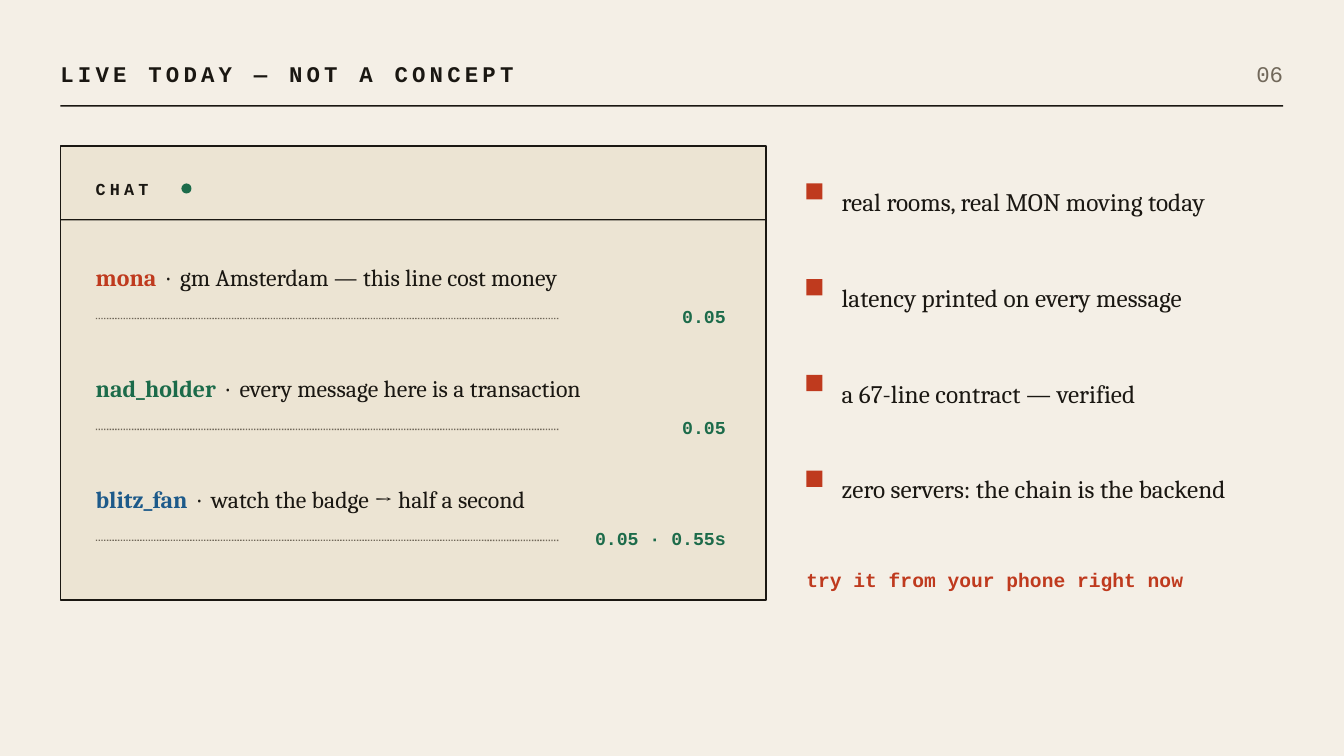
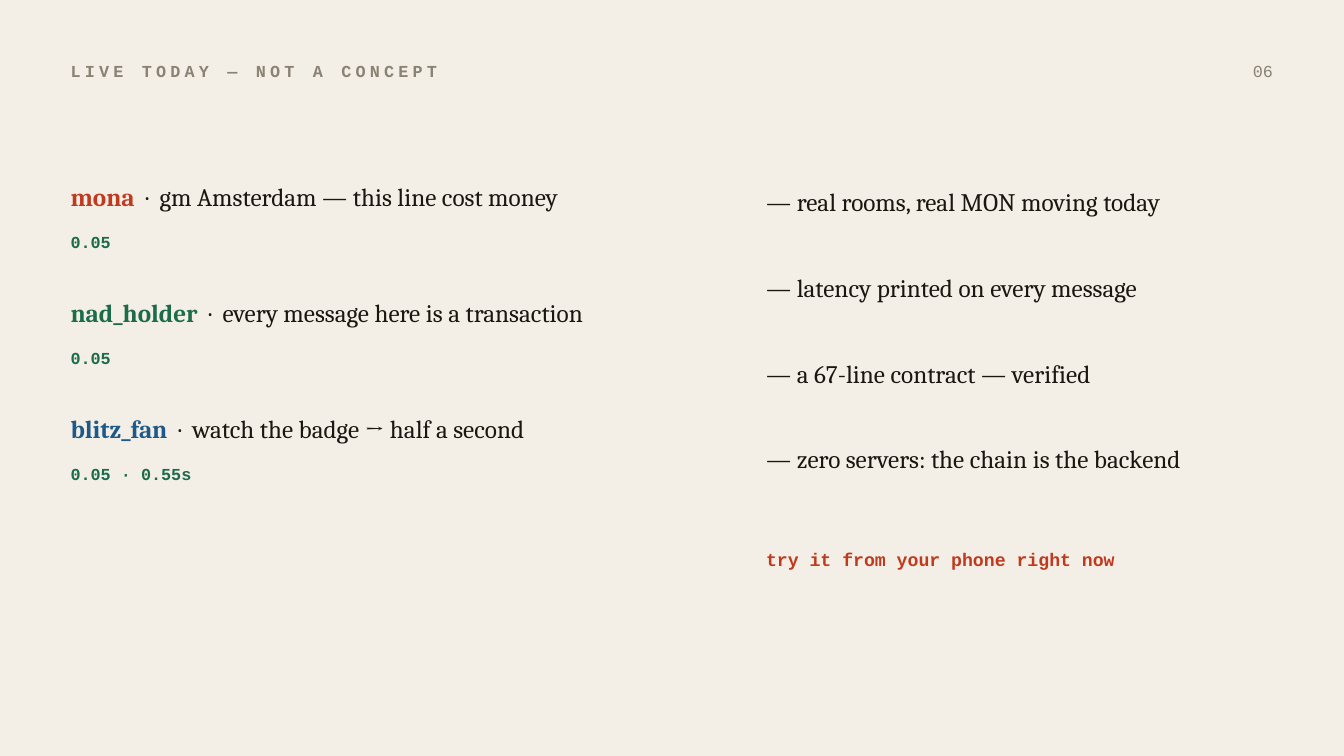
Before and after one commit to Nikita-sud/MonadChat, a slide deck: slide 6 of MonadChat-pitch.pptx. Drawn at 1344x756 pixels with LibreOffice and Linux fonts; fonts in the diff are those of the drawing. Boxes give left, top, right and bottom in pixels: in the first picture for what was removed or moved away, otherwise in the second. Text is boxed around its words. In the diff, an @@ line names an element or a change of style, - is before the commit and + after.

```diff
--- a/MonadChat-pitch.pptx
+++ b/MonadChat-pitch.pptx
@@ text "LIVE TODAY — NOT A ...": place and size @@
-text "LIVE TODAY — NOT A ..." at [60, 67, 514, 83]
+text "LIVE TODAY — NOT A ..." at [71, 66, 437, 77]
@@ text "LIVE TODAY — NOT A ..." at [71, 66, 437, 77]: size 16 to 12 pt, text colour #1A1712 to #8A8274 @@
@@ text "06" at [1253, 66, 1273, 77]: size 16 to 12 pt, text colour #71685A to #8A8274 @@
@@ line removed from (60, 106) to (1284, 106) @@
@@ rectangle removed at [60, 146, 766, 600] @@
@@ size 17 to 18 pt in 3 elements at [71, 420, 524, 444], [71, 304, 583, 328], [71, 188, 558, 212] @@
@@ text "mona · gm Amsterdam — ...": place and size @@
-text "mona · gm Amsterdam — ..." at [96, 269, 557, 292]
+text "mona · gm Amsterdam — ..." at [71, 188, 558, 212]
@@ text removed at [96, 183, 149, 195] @@
-CHAT
@@ ellipse removed at [181, 184, 192, 194] @@
@@ text at [797, 193, 1160, 217]: text changed @@
-real rooms, real MON moving today
+— real rooms, real MON moving today
@@ rectangle removed at [807, 184, 823, 200] @@
@@ line removed from (60, 220) to (766, 220) @@
@@ text "0.05": place and size @@
-text "0.05" at [682, 422, 726, 434]
+text "0.05" at [71, 236, 111, 248]
@@ text "nad_holder · every message here ...": place and size @@
-text "nad_holder · every message here ..." at [96, 380, 581, 403]
+text "nad_holder · every message here ..." at [71, 304, 583, 328]
@@ text at [797, 279, 1137, 303]: text changed @@
-latency printed on every message
+— latency printed on every message
@@ rectangle removed at [807, 279, 823, 295] @@
@@ line removed from (96, 319) to (560, 319) @@
@@ text "0.05": place and size @@
-text "0.05" at [682, 311, 726, 323]
+text "0.05" at [71, 352, 111, 364]
@@ text at [797, 365, 1090, 384]: text changed @@
-a 67-line contract — verified
+— a 67-line contract — verified
@@ rectangle removed at [807, 375, 823, 391] @@
@@ text "blitz_fan · watch the badge ...": place and size @@
-text "blitz_fan · watch the badge ..." at [96, 491, 525, 513]
+text "blitz_fan · watch the badge ..." at [71, 420, 524, 444]
@@ line removed from (96, 430) to (560, 430) @@
@@ size 13 to 12 pt; alignment right to left in 3 elements at [71, 352, 111, 364], [71, 236, 111, 248], [71, 468, 191, 480] @@
@@ text "0.05 · 0.55s": place and size @@
-text "0.05 · 0.55s" at [595, 533, 726, 545]
+text "0.05 · 0.55s" at [71, 468, 191, 480]
@@ text at [797, 450, 1181, 469]: text changed @@
-zero servers: the chain is the backend
+— zero servers: the chain is the backend
@@ rectangle removed at [807, 471, 823, 487] @@
@@ text "try it from your phone ...": place and size @@
-text "try it from your phone ..." at [806, 573, 1183, 591]
+text "try it from your phone ..." at [766, 554, 1115, 570]
@@ text "try it from your phone ..." at [766, 554, 1115, 570]: size 14 to 13 pt @@
@@ line removed from (96, 540) to (560, 540) @@
```
Also in this commit, not shown: 6 other slides changed.
